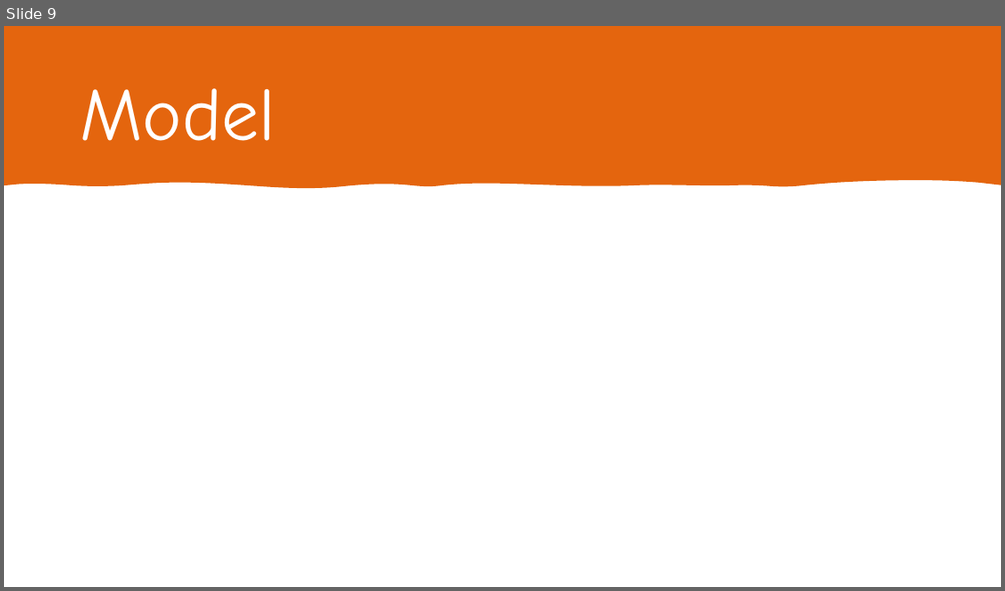
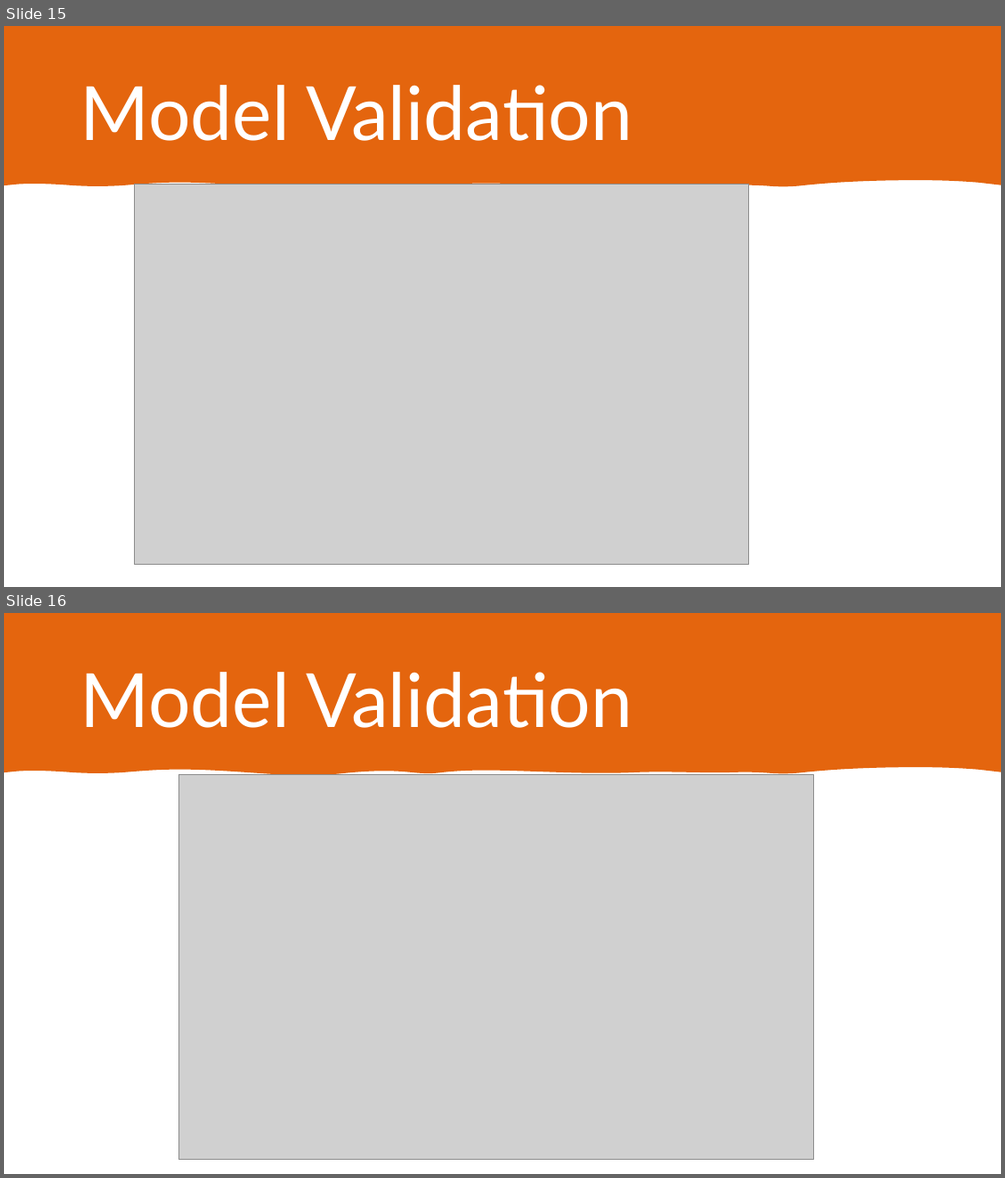
Before and after one commit to soodrk/R-Predict-Diabetes-using-Logistic-Regression, a slide deck: Diabetes prediction using logistic regression.pptx. Shown one above the other, each under a label of ours: slide 9 before the commit, slides 15 and 16 after it. The pictures are 1005x591 and 1005x1178 pixels, drawn with LibreOffice and Linux fonts; fonts in the diff are those of the drawing; grey boxes stand for pictures. Boxes give left, top, right and bottom in pixels: in the first picture for what was removed or moved away, otherwise in the second. Text is boxed around its words. In the diff, an @@ line names an element or a change of style, - is before the commit and + after.

```diff
--- a/Diabetes prediction using logistic regression.pptx
+++ b/Diabetes prediction using logistic regression.pptx
@@ slide 16 added at (4, 613, 1001, 1174), background #FFFFFF @@
@@ rectangle added at (4, 613, 1001, 1174), fill #FFFFFF @@
@@ freeform shape added at (4, 613, 1001, 775), fill #E4650E @@
@@ title added at (80, 672, 632, 728), 72 pt, text #FFFFFF @@
+Model Validation
@@ picture added at (178, 774, 813, 1159) @@
@@ what was slide 9 is now slide 15 @@
@@ slide 15 changed as well @@
@@ title at (80, 85, 632, 141): text changed; font Comic Neue to Lato @@
-Model
+Model Validation
@@ picture added at (134, 184, 748, 564) @@
```
Also in this commit, not shown: 10 other slides changed, 6 other slides added, 2 slides removed.
